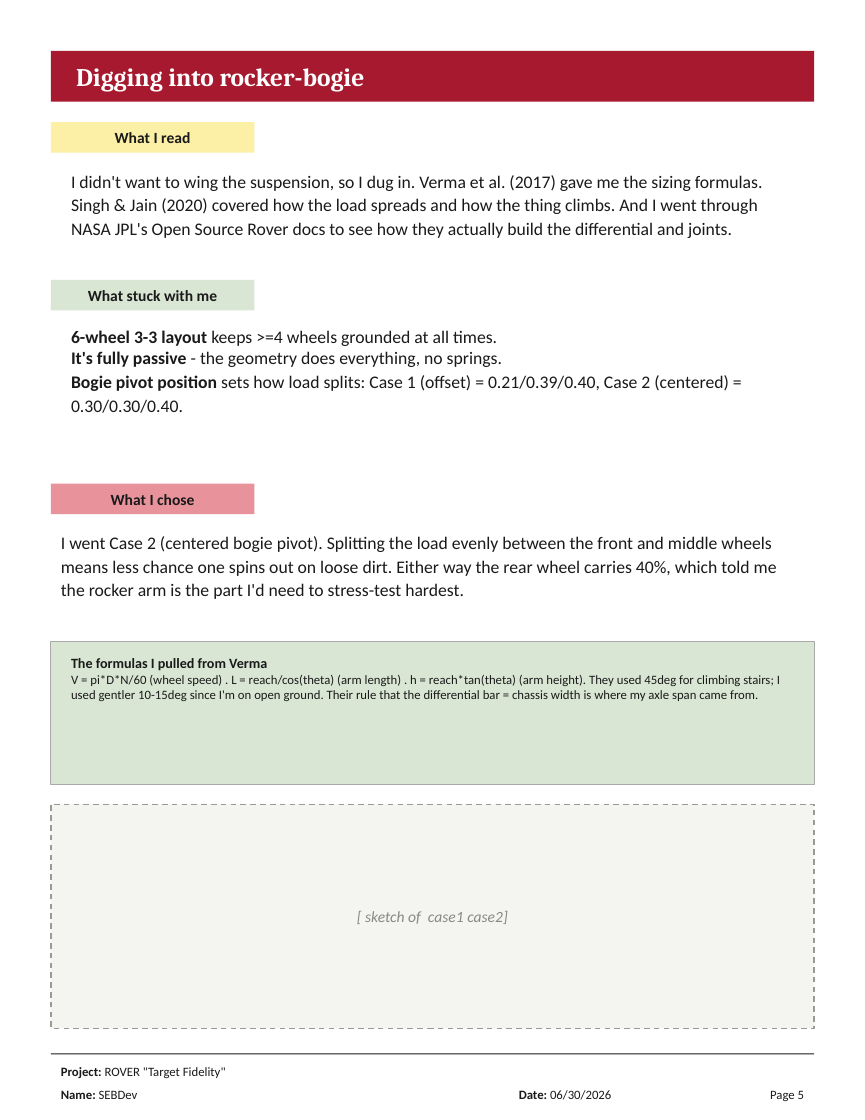
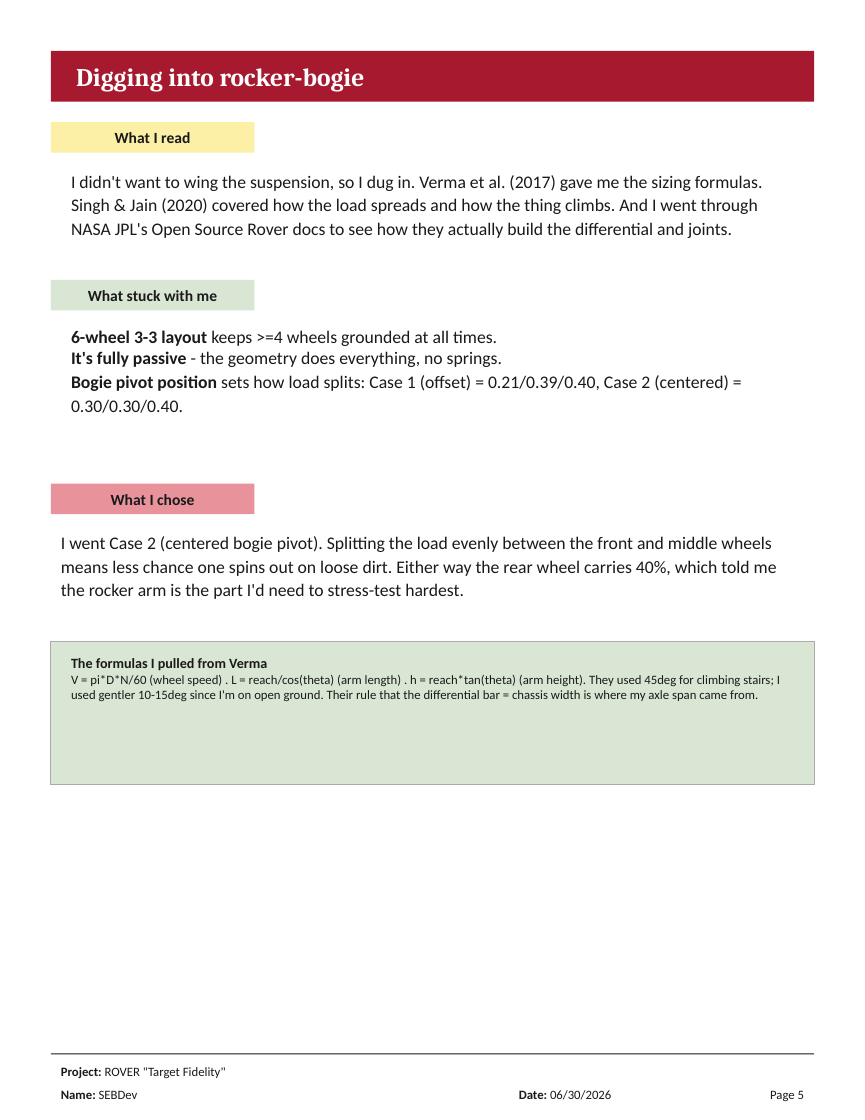
Before and after one commit to tansenseb-wq/ROVER-Target-Fidelity-, a slide deck: slide 5 of Journal/Librito_Rover x_x (CreacionSistemaMecanico) .pptx. Drawn at 865x1120 pixels with LibreOffice and Linux fonts; fonts in the diff are those of the drawing. Boxes give left, top, right and bottom in pixels: in the first picture for what was removed or moved away, otherwise in the second. Text is boxed around its words. In the diff, an @@ line names an element or a change of style, - is before the commit and + after.

```diff
--- a/Journal/Librito_Rover x_x (CreacionSistemaMecanico) .pptx
+++ b/Journal/Librito_Rover x_x (CreacionSistemaMecanico) .pptx
@@ rectangle removed at bbox=[51, 804, 814, 1028] @@
@@ text removed at bbox=[365, 911, 508, 924] @@
-[ sketch of case1 case2]
```
Also in this commit, not shown: 12 other slides changed, 2 other files.
